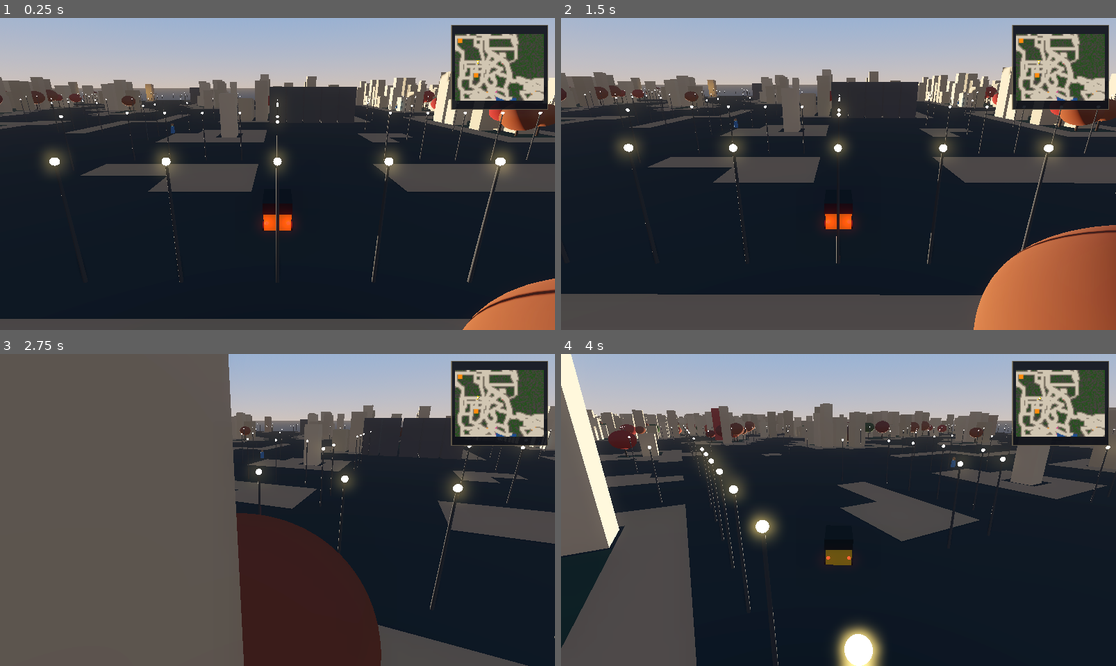
Above: before the commit, frames 1-4 (two rows, left to right).
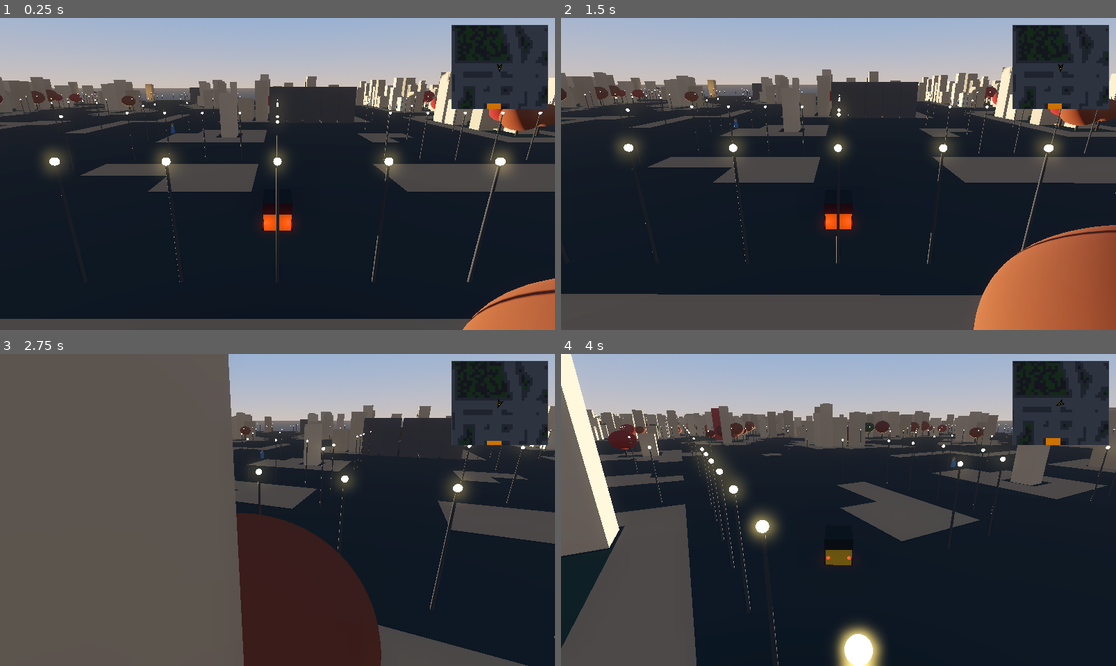
Above: after the commit, the same moments.

Repository: ksabhishekk/hawaa
Game: Godot game, scene res://scenes/main_3d.tscn
Same seed, same stepped clock (60 frames per second), same inputs: the game is played once before the commit and once after it.
Inputs:
- Up to frame 1 (0.25 s): no input
- Up to frame 2 (1.5 s): hold D 0.53-1.28 s; hold S from 1.28 s (still down)
- Up to frame 3 (2.75 s): release S at 2.03 s; hold D from 2.03 s (still down)
- Up to frame 4 (4 s): release D at 2.78 s; hold W 2.78-3.53 s; hold A from 3.53 s (still down)

The runs differ from the first frame. In frame 1, 3.5% of the frame differs, in the area x 81-99%, y 2-30%; in frame 2, 3.5%; in frame 3, 3.5%; in frame 4, 3.6%.

Commit message:
feat: implement procedural 3D map generation using OSM data for Navi Mumbai area

Diff:
--- a/scripts/auto_3d.gd
+++ b/scripts/auto_3d.gd
@@ -7,6 +7,8 @@
 ## The front-wheel angle determines turning radius via the bicycle model:
 ##   turn_rate = speed × tan(steer_angle) / wheelbase
 
+signal destination_reached
+
 # ── Vehicle geometry ─────────────────────────────────────────────────────────
 const WHEELBASE       := 2.0     # front-to-rear axle distance (metres)
 
@@ -42,6 +44,10 @@
 var _tilt        := 0.0    # visual body roll
 var _map_bounds  := AABB()
 
+var is_automated := false
+var current_path: Array[Vector3] = []
+var _path_idx := 0
+
 @onready var _camera: Camera3D = $ChaseCamera
 
 func _ready() -> void:
@@ -52,15 +58,50 @@
 	var steer_input := 0.0
 
 	# ── Gather input ─────────────────────────────────────────────────────
-	if Input.is_key_pressed(KEY_W) or Input.is_key_pressed(KEY_UP):
-		throttle = 1.0
-	if Input.is_key_pressed(KEY_S) or Input.is_key_pressed(KEY_DOWN):
-		throttle -= 1.0
-
-	if Input.is_key_pressed(KEY_A) or Input.is_key_pressed(KEY_LEFT):
-		steer_input = 1.0
-	if Input.is_key_pressed(KEY_D) or Input.is_key_pressed(KEY_RIGHT):
-		steer_input = -1.0
+	if is_automated:
+		if _path_idx < current_path.size():
+			var target: Vector3 = current_path[_path_idx]
+			var to_target := target - global_position
+			to_target.y = 0.0
+			var dist := to_target.length()
+
+			if dist < 4.5:
+				_path_idx += 1
+			else:
+				var target_heading := atan2(to_target.x, to_target.z)
+				var heading_diff := wrapf(target_heading - _heading, -PI, PI)
+				steer_input = clampf(heading_diff * 2.5, -1.0, 1.0)
+
+				var distance_to_final := dist
+				for i in range(_path_idx, current_path.size() - 1):
+					distance_to_final += current_path[i].distance_to(current_path[i+1])
+
+				if distance_to_final < 12.0:
+					throttle = clampf((distance_to_final - 2.0) / 10.0, -1.0, 0.5)
+					if _speed > distance_to_final:
+						throttle = -1.0
+				else:
+					throttle = 1.0
+					if absf(heading_diff) > 0.4:
+						throttle = 0.2
+		else:
+			throttle = -1.0
+			steer_input = 0.0
+			if absf(_speed) < 0.5:
+				_speed = 0.0
+				is_automated = false
+				current_path.clear()
+				destination_reached.emit()
+	else:
+		if Input.is_key_pressed(KEY_W) or Input.is_key_pressed(KEY_UP):
+			throttle = 1.0
+		if Input.is_key_pressed(KEY_S) or Input.is_key_pressed(KEY_DOWN):
+			throttle -= 1.0
+
+		if Input.is_key_pressed(KEY_A) or Input.is_key_pressed(KEY_LEFT):
+			steer_input = 1.0
+		if Input.is_key_pressed(KEY_D) or Input.is_key_pressed(KEY_RIGHT):
+			steer_input = -1.0
 
 	# ── Front-wheel angle ────────────────────────────────────────────────
 	# Limit max steer at high speed for stability (like real power steering)
@@ -163,3 +204,11 @@
 
 func set_world_bounds(bounds: AABB) -> void:
 	_map_bounds = bounds
+
+func start_automated_trip(path: Array[Vector3]) -> void:
+	current_path = path
+	_path_idx = 0
+	if current_path.size() > 1:
+		_path_idx = 1
+	if current_path.size() > 0:
+		is_automated = true
--- a/scripts/main_3d.gd
+++ b/scripts/main_3d.gd
@@ -2,6 +2,9 @@
 ## Main 3D scene controller — wires world, auto, NPCs, HUD.
 
 const NPC_COUNT := 8
+
+enum State { IDLE, ON_TRIP }
+var _state := State.IDLE
 
 var _npc_scene := preload("res://scenes/npc_3d.tscn")
 
@@ -14,6 +17,8 @@
 	$World3D.map_ready.connect(_on_map_ready)
 	$HUD/PassengerCard.accepted.connect(_on_card_accepted)
 	$HUD/PassengerCard.declined.connect(_on_card_declined)
+	$Auto3D.destination_reached.connect(_on_destination_reached)
+
 	# World3D._ready() fires before Main3D._ready() (bottom-up order),
 	# so the map_ready signal was already emitted. Initialize manually.
 	if not $World3D.grid.is_empty():
@@ -25,7 +30,7 @@
 	_world_ready = true
 	var bounds: AABB = $World3D.get_world_bounds()
 	$Auto3D.set_world_bounds(bounds)
-	$HUD/Minimap.setup(grid, $Auto3D)
+	$HUD/Minimap.setup(grid, $Auto3D, $World3D)
 	_spawn_npcs()
 
 func _spawn_npcs() -> void:
@@ -53,6 +58,12 @@
 	_update_card()
 
 func _update_card() -> void:
+	if _state == State.ON_TRIP:
+		if _active_npc:
+			$HUD/PassengerCard.hide_card()
+			_active_npc = null
+		return
+
 	var nearest := _get_nearest_npc()
 	if nearest == _active_npc:
 		return
@@ -77,7 +88,21 @@
 func _on_card_accepted() -> void:
 	if not _active_npc:
 		return
-	print("Route to: ", _active_npc.destination)
+
+	var dest_name = _active_npc.destination
+	print("Route to: ", dest_name)
+
+	if $World3D.OSM_LANDMARKS.has(dest_name):
+		var dest_coord: Vector2i = $World3D.OSM_LANDMARKS[dest_name]
+		var dest_pos: Vector3 = $World3D._tile_pos(dest_coord.x, dest_coord.y)
+		var path = $World3D.get_path_points($Auto3D.global_position, dest_pos)
+
+		$Auto3D.start_automated_trip(path)
+		if $HUD/Minimap.has_method("set_route"):
+			$HUD/Minimap.set_route(path)
+
+		_state = State.ON_TRIP
+
 	_nearby_npcs.erase(_active_npc)
 	_active_npc.queue_free()
 	_active_npc = null
@@ -89,3 +114,10 @@
 	_declined_npcs.append(_active_npc)
 	_active_npc = null
 	$HUD/PassengerCard.hide_card()
+
+func _on_destination_reached() -> void:
+	print("Destination reached!")
+	_state = State.IDLE
+	if $HUD/Minimap.has_method("clear_route"):
+		$HUD/Minimap.clear_route()
+	_update_card()
--- a/scripts/minimap.gd
+++ b/scripts/minimap.gd
@@ -5,29 +5,42 @@
 
 const PAD := 8.0
 
-# ── Bright minimap palette (visibility over realism) ─────────────────────────
-const C_BG       := Color(0.06, 0.07, 0.10, 0.92)
-const C_ROAD     := Color(0.82, 0.78, 0.70)       # warm beige roads
-const C_SIDEWALK := Color(0.50, 0.46, 0.40)       # medium brown
-const C_BUILDING := Color(0.28, 0.26, 0.25)       # dark grey
-const C_GRASS    := Color(0.15, 0.32, 0.12)       # dark green
-const C_WATER    := Color(0.12, 0.30, 0.55)       # blue
-const C_STATION  := Color(1.0, 0.55, 0.05)        # orange — stations
-const C_MALL     := Color(0.85, 0.25, 0.55)       # magenta — malls
-const C_STADIUM  := Color(0.85, 0.20, 0.20)       # red — stadiums
-const C_PLAYER   := Color(1.0, 0.85, 0.0)         # bright yellow
-const C_BORDER   := Color(0.50, 0.45, 0.35, 0.70) # warm border
+# ── Dark Mode GPS palette ───────────────────────────────────────────────────
+const C_BG       := Color(0.05, 0.06, 0.08, 0.95)
+const C_ROAD     := Color(0.18, 0.20, 0.25)       # dark blue/grey roads
+const C_SIDEWALK := Color(0.12, 0.14, 0.18)       # very dark blue
+const C_BUILDING := Color(0.08, 0.09, 0.12)       # almost black buildings
+const C_GRASS    := Color(0.08, 0.16, 0.10)       # deep green
+const C_WATER    := Color(0.05, 0.15, 0.25)       # dark water
+const C_STATION  := Color(0.80, 0.45, 0.00)       # orange — stations
+const C_MALL     := Color(0.60, 0.15, 0.35)       # magenta — malls
+const C_STADIUM  := Color(0.60, 0.10, 0.10)       # red — stadiums
+const C_PLAYER   := Color(1.00, 0.90, 0.00)       # neon yellow
+const C_BORDER   := Color(0.20, 0.25, 0.30, 0.80) # sleek slate border
+
+const ZOOM := 6.0
 
 var _map_tex: ImageTexture
 var _auto:    Node3D
-var _map_rect := Rect2()   # cached inner rect for coordinate mapping
+var _world:   Node3D
+var _route:   Array[Vector3] = []
 
 func _ready() -> void:
-	pass
+	clip_contents = true
+	texture_filter = CanvasItem.TEXTURE_FILTER_NEAREST
 
-func setup(grid: Array, auto_node: Node3D) -> void:
+func setup(grid: Array, auto_node: Node3D, world_node: Node3D = null) -> void:
 	_auto = auto_node
+	_world = world_node
 	_bake_map(grid)
+	queue_redraw()
+
+func set_route(path: Array[Vector3]) -> void:
+	_route = path
+	queue_redraw()
+
+func clear_route() -> void:
+	_route.clear()
 	queue_redraw()
 
 # ── Bake tile grid into a small image texture ────────────────────────────────
@@ -64,22 +77,39 @@
 	# ── Background ───────────────────────────────────────────────────────
 	draw_rect(Rect2(Vector2.ZERO, size), C_BG)
 
-	# ── Map texture (aspect-corrected fit) ───────────────────────────────
-	var inner := size - Vector2(PAD * 2.0, PAD * 2.0)
-	var map_aspect := float(Globals.MAP_W) / float(Globals.MAP_H)
-	var fit_w := inner.x
-	var fit_h := fit_w / map_aspect
-	if fit_h > inner.y:
-		fit_h = inner.y
-		fit_w = fit_h * map_aspect
-	var offset := Vector2(
-		PAD + (inner.x - fit_w) * 0.5,
-		PAD + (inner.y - fit_h) * 0.5
-	)
-	_map_rect = Rect2(offset, Vector2(fit_w, fit_h))
+	if not _auto:
+		return
 
+	# ── Scrolling Map Texture ────────────────────────────────────────────
 	if _map_tex:
-		draw_texture_rect(_map_tex, _map_rect, false)
+		var ui_center := size * 0.5
+		var world_sz  := Vector2(Globals.MAP_W * Globals.TILE_3D, Globals.MAP_H * Globals.TILE_3D)
+		var origin_xz := Vector2(Globals.MAP_ORIGIN.x, Globals.MAP_ORIGIN.z)
+		var auto_xz   := Vector2(_auto.global_position.x, _auto.global_position.z)
+		var auto_norm := ((auto_xz - origin_xz) / world_sz).clamp(Vector2.ZERO, Vector2.ONE)
+
+		var tex_size  := Vector2(Globals.MAP_W, Globals.MAP_H) * ZOOM
+		var tex_pos   := ui_center - (auto_norm * tex_size)
+
+		draw_texture_rect(_map_tex, Rect2(tex_pos, tex_size), false)
+
+	# ── GPS Route ────────────────────────────────────────────────────────
+	if _route.size() > 1:
+		var pts := PackedVector2Array()
+		for p in _route:
+			pts.append(_world_to_map(p))
+		draw_polyline(pts, Color(0.0, 0.9, 1.0, 0.85), 4.5, true)
+		# Destination pin
+		draw_circle(pts[-1], 5.0, Color.RED)
+		draw_circle(pts[-1], 2.5, Color.WHITE)
+
+	# ── Area Names ───────────────────────────────────────────────────────
+	if _world and "OSM_LANDMARKS" in _world:
+		for name_str in _world.OSM_LANDMARKS:
+			var coord: Vector2i = _world.OSM_LANDMARKS[name_str]
+			var map_pos = _world_to_map(_world._tile_pos(coord.x, coord.y))
+			if Rect2(Vector2.ZERO, size).has_point(map_pos):
+				draw_string(get_theme_default_font(), map_pos + Vector2(0, -5), name_str, HORIZONTAL_ALIGNMENT_CENTER, -1, 10, Color(1, 1, 1, 0.8))
 
 	# ── Border ───────────────────────────────────────────────────────────
 	draw_rect(Rect2(Vector2.ZERO, size), C_BORDER, false, 2.0)
@@ -89,40 +119,54 @@
 		Color(0.3, 0.28, 0.22, 0.3), false, 1.0
 	)
 
-	# ── Player direction arrow ───────────────────────────────────────────
-	if not _auto:
-		return
-
-	# Map world position → minimap pixel
-	var world_sz  := Vector2(
-		Globals.MAP_W * Globals.TILE_3D,
-		Globals.MAP_H * Globals.TILE_3D
-	)
-	var origin_xz := Vector2(Globals.MAP_ORIGIN.x, Globals.MAP_ORIGIN.z)
-	var auto_xz   := Vector2(_auto.global_position.x, _auto.global_position.z)
-	var norm      := ((auto_xz - origin_xz) / world_sz).clamp(Vector2.ZERO, Vector2.ONE)
-	var dot_pos   := _map_rect.position + norm * _map_rect.size
+	# ── Player direction arrow (FIXED TO CENTER) ─────────────────────────
+	var dot_pos := size * 0.5
 
 	# Arrow points in the auto's heading direction
 	var heading   := -_auto.rotation.y
-	var arrow_len := 6.0
+	var arrow_len := 8.0
 	var dir  := Vector2(sin(heading), cos(heading))
 	var perp := Vector2(dir.y, -dir.x)
 
 	var tip   := dot_pos + dir * arrow_len
-	var left  := dot_pos - dir * (arrow_len * 0.5) + perp * (arrow_len * 0.4)
-	var right := dot_pos - dir * (arrow_len * 0.5) - perp * (arrow_len * 0.4)
+	var left  := dot_pos - dir * (arrow_len * 0.6) + perp * (arrow_len * 0.5)
+	var right := dot_pos - dir * (arrow_len * 0.6) - perp * (arrow_len * 0.5)
+	var back  := dot_pos - dir * (arrow_len * 0.2)
 
 	# Drop shadow
 	var sh := Vector2(1.0, 1.0)
 	draw_colored_polygon(
-		PackedVector2Array([tip + sh, left + sh, right + sh]),
-		Color(0.0, 0.0, 0.0, 0.45)
+		PackedVector2Array([tip + sh, left + sh, back + sh, right + sh]),
+		Color(0.0, 0.0, 0.0, 0.6)
 	)
 	# Arrow body
 	draw_colored_polygon(
-		PackedVector2Array([tip, left, right]),
+		PackedVector2Array([tip, left, back, right]),
 		C_PLAYER
 	)
+	# Outline
+	draw_polyline(
+		PackedVector2Array([tip, left, back, right, tip]),
+		Color.BLACK, 1.0, true
+	)
 	# Center dot
-	draw_circle(dot_pos, 1.5, Color.WHITE)
+	draw_circle(dot_pos, 1.5, Color.BLACK)
+
+func _world_to_map(world_pos: Vector3) -> Vector2:
+	if not _auto:
+		return Vector2.ZERO
+
+	var ui_center := size * 0.5
+	var world_sz  := Vector2(Globals.MAP_W * Globals.TILE_3D, Globals.MAP_H * Globals.TILE_3D)
+	var origin_xz := Vector2(Globals.MAP_ORIGIN.x, Globals.MAP_ORIGIN.z)
+
+	var tex_size  := Vector2(Globals.MAP_W, Globals.MAP_H) * ZOOM
+
+	var auto_xz   := Vector2(_auto.global_position.x, _auto.global_position.z)
+	var auto_norm := ((auto_xz - origin_xz) / world_sz).clamp(Vector2.ZERO, Vector2.ONE)
+
+	var pos_xz    := Vector2(world_pos.x, world_pos.z)
+	var pos_norm  := ((pos_xz - origin_xz) / world_sz).clamp(Vector2.ZERO, Vector2.ONE)
+
+	var offset_pixels := (pos_norm - auto_norm) * tex_size
+	return ui_center + offset_pixels
--- a/scripts/world_3d.gd
+++ b/scripts/world_3d.gd
@@ -13,6 +13,7 @@
 const T_PETROL   := 7
 
 var grid: Array = []
+var astar: AStarGrid2D
 
 signal map_ready(grid: Array)
 
@@ -207,6 +208,13 @@
 
 func _build_grid() -> void:
 	grid.resize(Globals.MAP_H)
+
+	astar = AStarGrid2D.new()
+	astar.region = Rect2i(0, 0, Globals.MAP_W, Globals.MAP_H)
+	astar.cell_size = Vector2(Globals.TILE_3D, Globals.TILE_3D)
+	astar.diagonal_mode = AStarGrid2D.DIAGONAL_MODE_NEVER
+	astar.update()
+
 	for y in Globals.MAP_H:
 		grid[y] = []
 		grid[y].resize(Globals.MAP_W)
@@ -233,6 +241,10 @@
 				else:
 					grid[y][x] = T_GRASS
 
+			# Set solid in AStar if not a road
+			if grid[y][x] != T_ROAD:
+				astar.set_point_solid(Vector2i(x, y), true)
+
 # ── Position helper ──────────────────────────────────────────────────────────
 
 func _tile_pos(x: int, y: int) -> Vector3:
@@ -514,3 +526,40 @@
 func get_world_bounds() -> AABB:
 	var sz := Vector3(Globals.MAP_W * Globals.TILE_3D, 20.0, Globals.MAP_H * Globals.TILE_3D)
 	return AABB(Globals.MAP_ORIGIN, sz)
+
+func get_path_points(start_pos: Vector3, end_pos: Vector3) -> Array[Vector3]:
+	if not astar:
+		return []
+	var sx := clampi(int((start_pos.x - Globals.MAP_ORIGIN.x) / Globals.TILE_3D), 0, Globals.MAP_W - 1)
+	var sy := clampi(int((start_pos.z - Globals.MAP_ORIGIN.z) / Globals.TILE_3D), 0, Globals.MAP_H - 1)
+	var ex := clampi(int((end_pos.x - Globals.MAP_ORIGIN.x) / Globals.TILE_3D), 0, Globals.MAP_W - 1)
+	var ey := clampi(int((end_pos.z - Globals.MAP_ORIGIN.z) / Globals.TILE_3D), 0, Globals.MAP_H - 1)
+
+	var start_coord := _find_nearest_road(Vector2i(sx, sy))
+	var end_coord := _find_nearest_road(Vector2i(ex, ey))
+
+	var path_coords := astar.get_id_path(start_coord, end_coord)
+
+	var result: Array[Vector3] = []
+	for id in path_coords:
+		result.append(_tile_pos(id.x, id.y))
+	return result
+
+func _find_nearest_road(start: Vector2i) -> Vector2i:
+	if not astar.is_point_solid(start):
+		return start
+	var queue := [start]
+	var visited := {start: true}
+	var dirs: Array[Vector2i] = [Vector2i.UP, Vector2i.DOWN, Vector2i.LEFT, Vector2i.RIGHT]
+
+	while not queue.is_empty():
+		var curr: Vector2i = queue.pop_front()
+		if not astar.is_point_solid(curr):
+			return curr
+		for d in dirs:
+			var n: Vector2i = curr + d
+			if n.x >= 0 and n.x < Globals.MAP_W and n.y >= 0 and n.y < Globals.MAP_H:
+				if not visited.has(n):
+					visited[n] = true
+					queue.append(n)
+	return start
